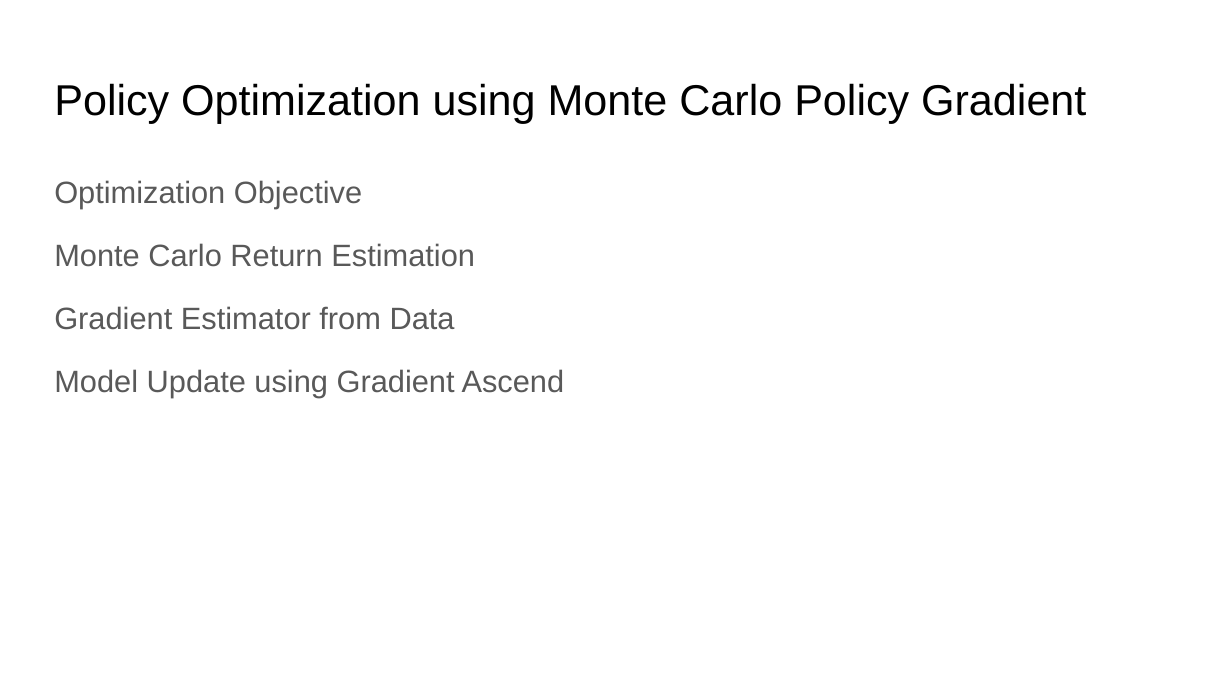
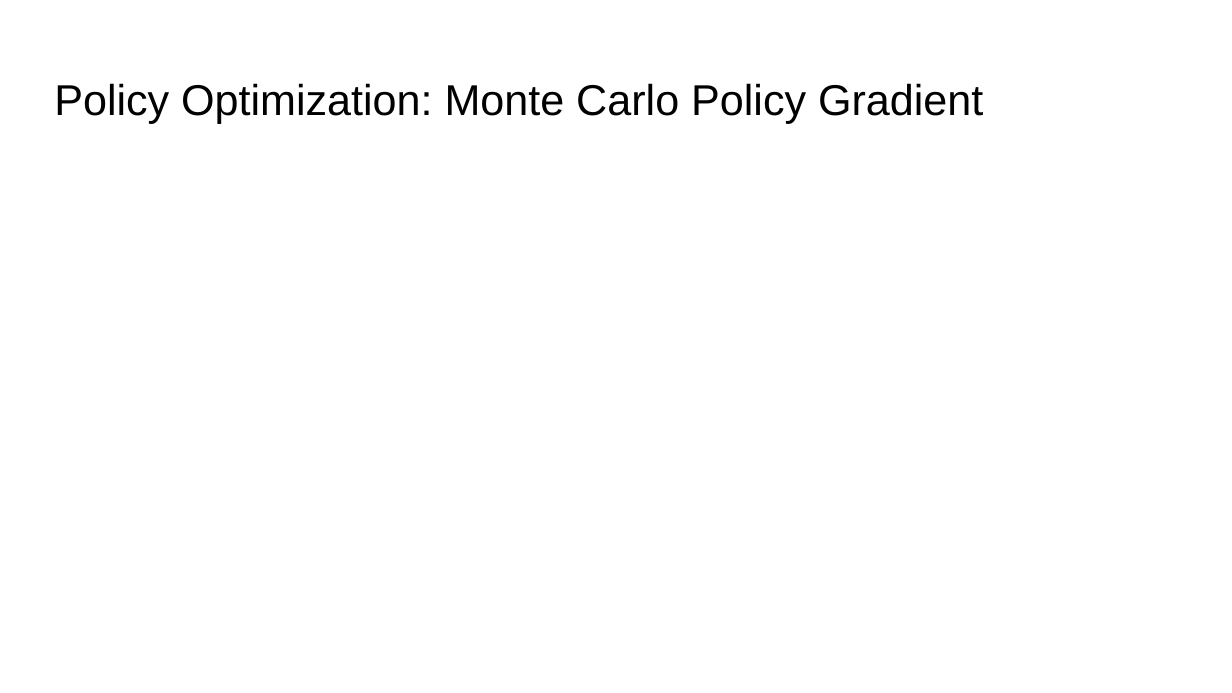
Before and after one commit to Stevenhunter167/Towards-Interpretable-Reinforcement-Learning-Using-Attention-Augmented-Agents-Replication, a slide deck: slide 6 of Presentation.pptx (slide 7 before the commit). Drawn at 1232x693 pixels with LibreOffice and Linux fonts; fonts in the diff are those of the drawing; grey boxes stand for pictures. Boxes give left, top, right and bottom in pixels: in the first picture for what was removed or moved away, otherwise in the second. Text is boxed around its words. In the diff, an @@ line names an element or a change of style, - is before the commit and + after.

```diff
--- a/Presentation.pptx
+++ b/Presentation.pptx
@@ title at [54, 83, 983, 123]: text changed @@
-Policy Optimization using Monte Carlo Policy Gradient
+Policy Optimization: Monte Carlo Policy Gradient
@@ text removed at [54, 180, 565, 398] @@
-Optimization Objective
-Monte Carlo Return Estimation
-Gradient Estimator from Data
-Model Update using Gradient Ascend
```
Also in this commit, not shown: 7 other slides changed, 1 slide added, 1 slide removed, 1 other file.
